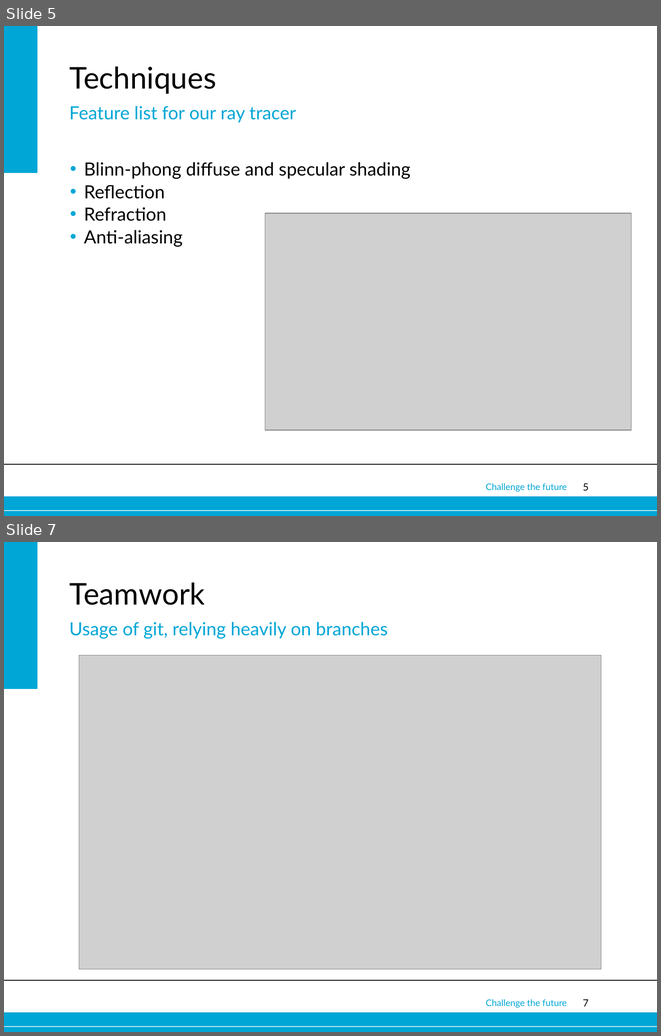
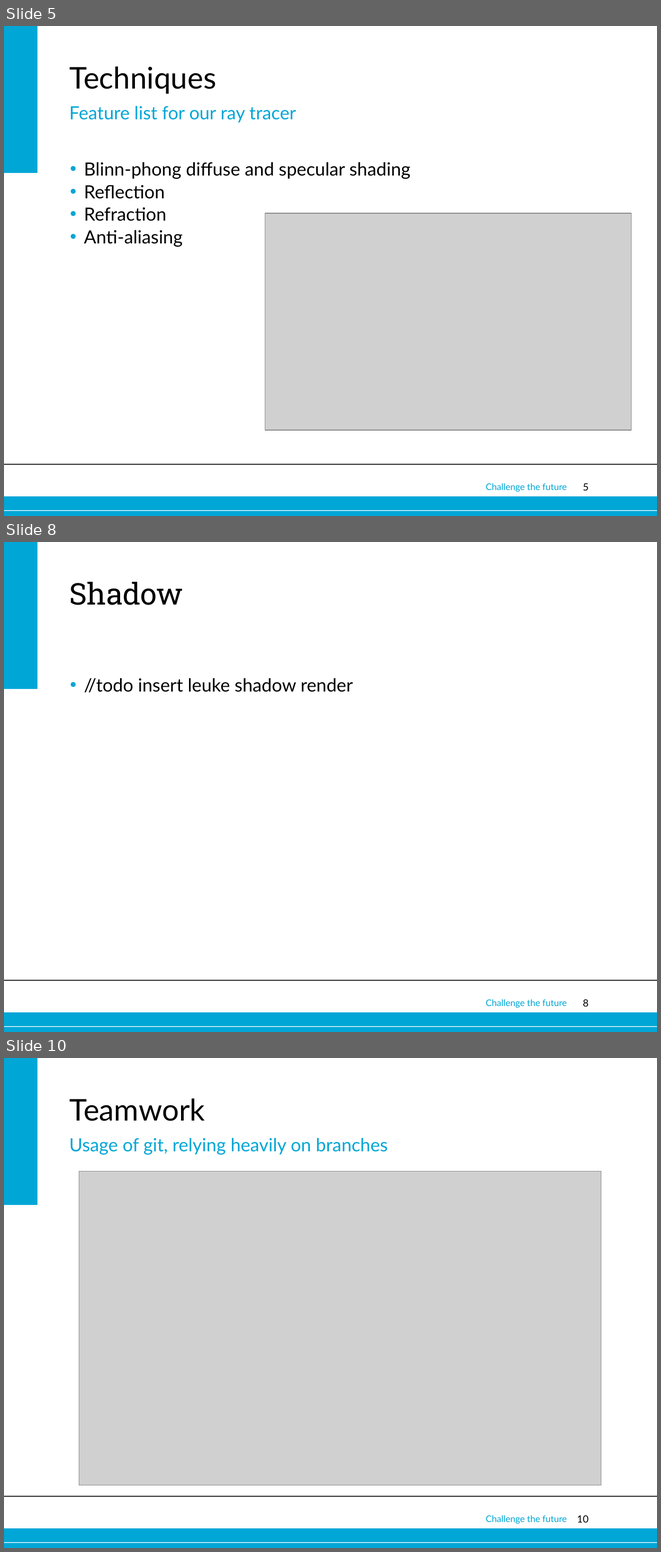
Before and after one commit to wmorssink/raytracert, a slide deck: RayTracing.ppt. Shown one above the other, each under a label of ours: slides 5 and 7 before the commit, slides 5, 8 and 10 after it; the slides between them are not shown. The pictures are 661x1036 and 661x1552 pixels, drawn with LibreOffice and Linux fonts; fonts in the diff are those of the drawing; grey boxes stand for pictures; background and template pictures are left out. Boxes give left, top, right and bottom in pixels: in the first picture for what was removed or moved away, otherwise in the second. Text is boxed around its words. In the diff, an @@ line names an element or a change of style, - is before the commit and + after.

```diff
--- a/RayTracing.ppt
+++ b/RayTracing.ppt
@@ slide 8 added at (4,542,657,1032), background #FFFFFF; not listed: 6 template elements that a slide beside it also shows @@
@@ title added at (70,582,183,605), 33 pt, text #000000 @@
+Shadow
@@ text added at (84,678,353,693), 20 pt, text #000000 @@
+• //todo insert leuke shadow render
@@ what was slide 7 is now slide 10 @@
@@ page number at (577,1515,589,1522): text changed @@
-7
+10
```
Also in this commit, not shown: 1 slide changed, 3 other slides added.
